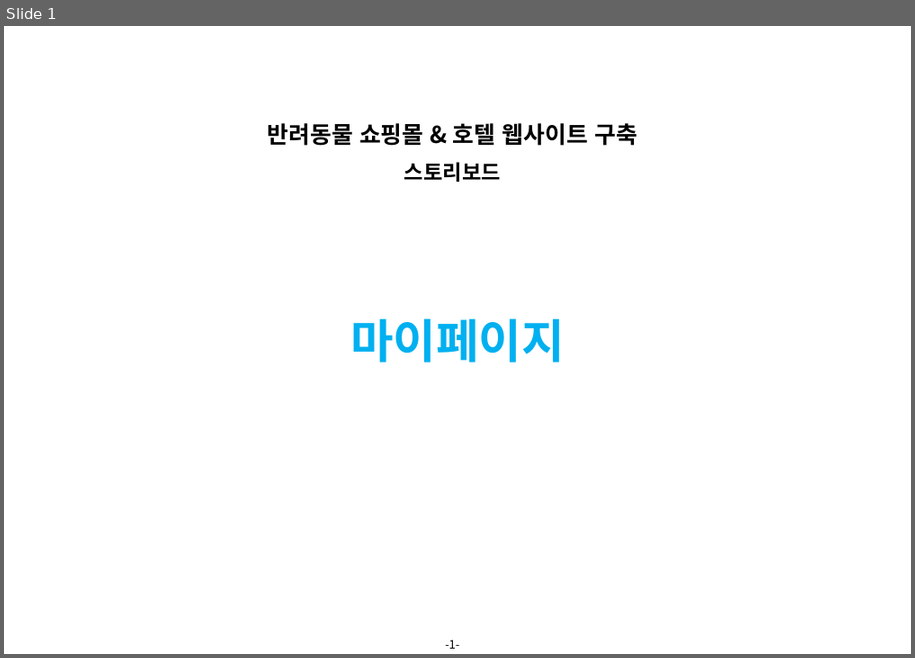
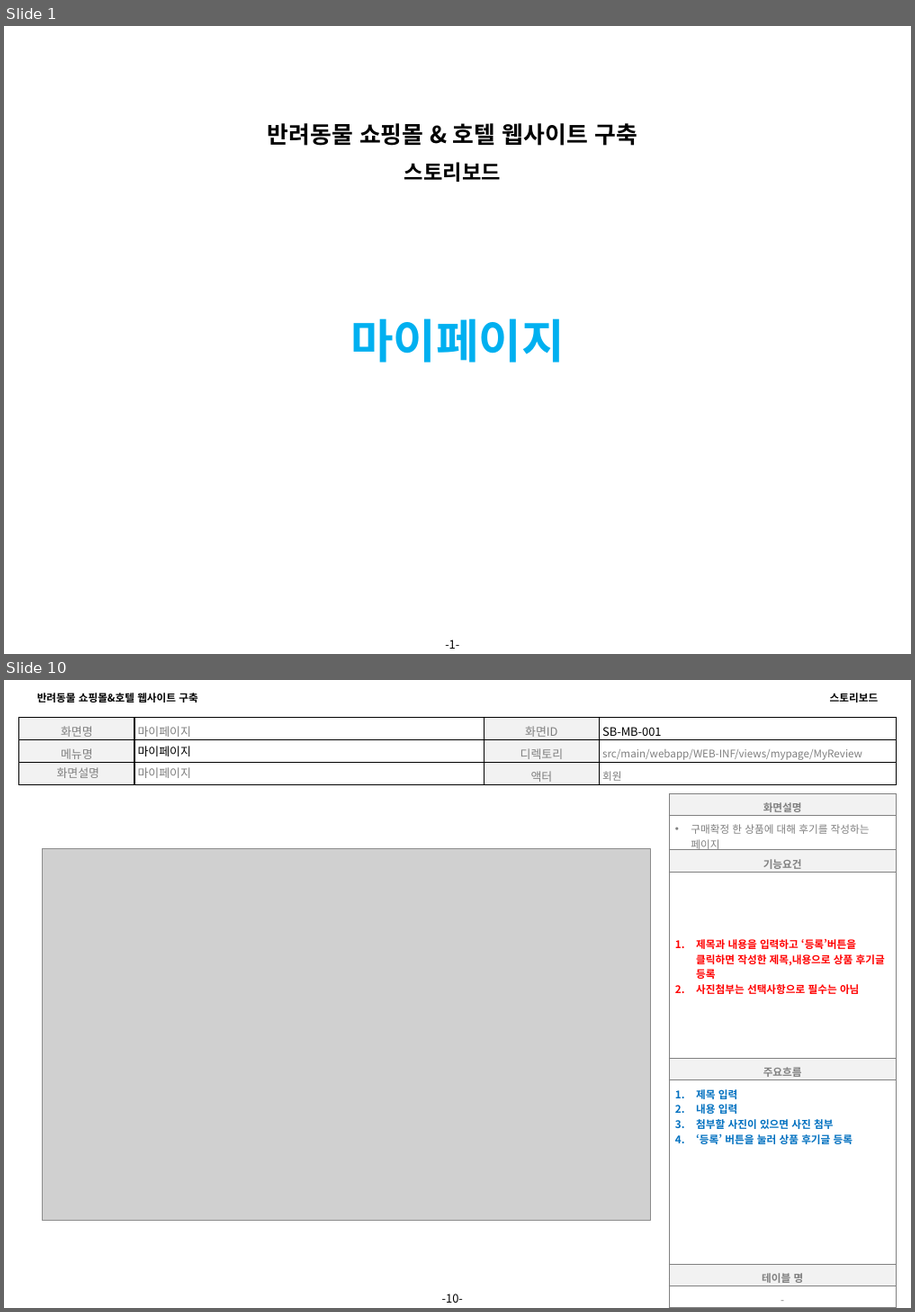
Before and after one commit to 94jinwoo/Companion, a slide deck: Companion.스토리보드.VER.0.1(마이페이지).pptx. Shown one above the other, each under a label of ours: slide 1 before the commit, slides 1 and 10 after it; the slides between them are not shown. The pictures are 915x658 and 915x1312 pixels, drawn with LibreOffice and Linux fonts; fonts in the diff are those of the drawing; grey boxes stand for pictures; background and template pictures are left out. Boxes give left, top, right and bottom in pixels: in the first picture for what was removed or moved away, otherwise in the second. Text is boxed around its words. In the diff, an @@ line names an element or a change of style, - is before the commit and + after.

Commit message:
스토리보드 마이페이지

```diff
--- a/Companion.스토리보드.VER.0.1(마이페이지).pptx
+++ b/Companion.스토리보드.VER.0.1(마이페이지).pptx
@@ slide 10 added at [4,680,911,1308], background #FFFFFF; not listed: 1 template element that a slide beside it also shows @@
@@ text added at [37,693,198,702], 9 pt, text #000000, bold @@
+반려동물 쇼핑몰&호텔 웹사이트 구축
@@ text added at [830,693,879,702], 9 pt, text #000000, bold @@
+스토리보드
@@ table added at [19,717,896,789], 3 rows, 4 columns @@
+화면명 | 마이페이지 | 화면ID | SB-MB-001
+메뉴명 | 마이페이지 | 디렉토리 | src/main/webapp/WEB-INF/views/mypage/MyReview
+화면설명 | 마이페이지 | 액터 | 회원
@@ table added at [669,794,896,1279], 6 rows, 1 columns @@
+화면설명
+구매확정 한 상품에 대해 후기를 작성하는 페이지
+기능요건
+제목과 내용을 입력하고 ‘등록’버튼을 클릭하면 작성한 제목,내용으로 상품 후기글 등록 / 사진첨부는 선택사항으로 필수는 아님
+주요흐름
+제목 입력 / 내용 입력 / 첨부할 사진이 있으면 사진 첨부 / ‘등록’ 버튼을 눌러 상품 후기글 등록
@@ picture added at [43,849,651,1221] @@
@@ table added at [669,1265,896,1308], 2 rows, 1 columns @@
+테이블 명
+-
```
Also in this commit, not shown: 3 slides changed, 13 other slides added, 6 slides removed.
